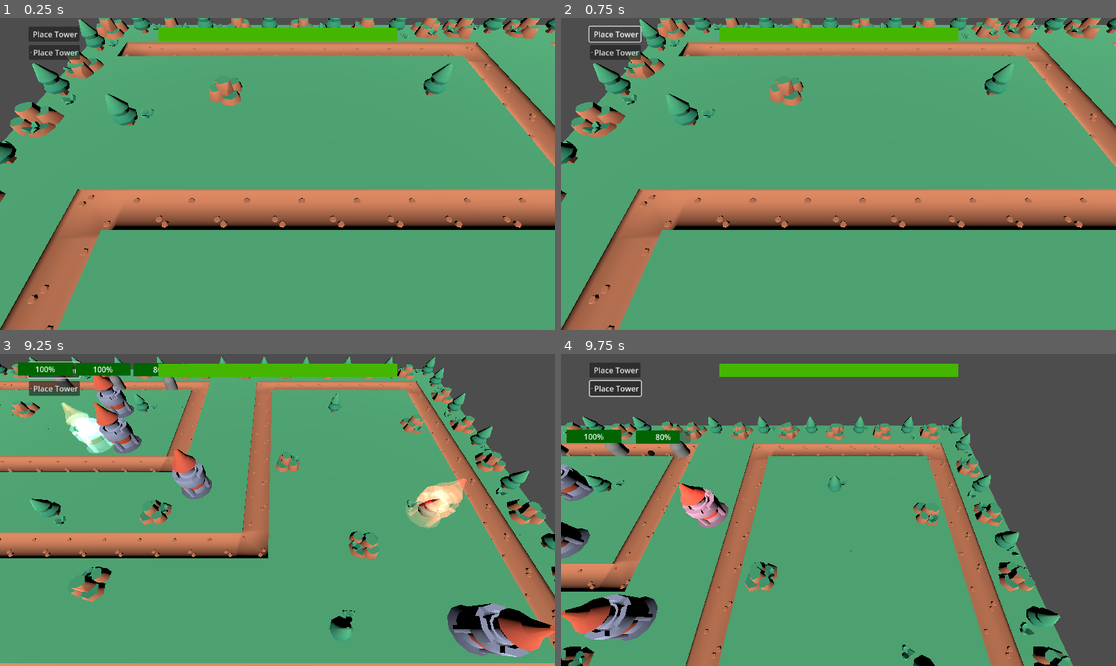
Above: before the commit, frames 1-4 (two rows, left to right).
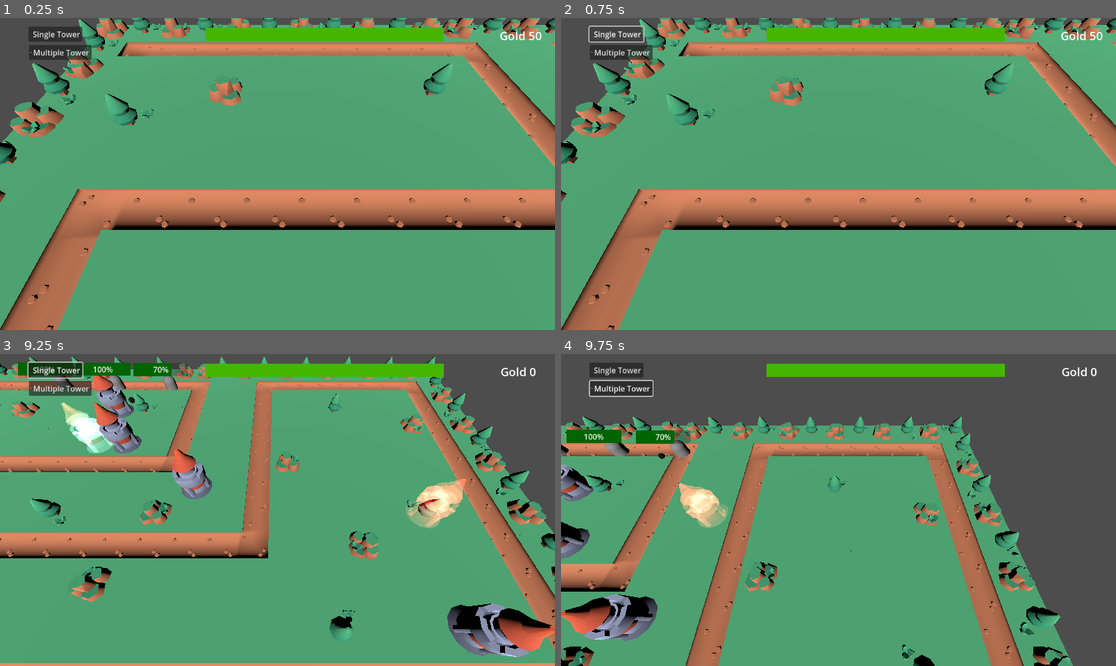
Above: after the commit, the same moments.

Repository: vhladko/tower_defence
Game: Godot game, scene res://main.tscn
The game is run twice, just before and just after one commit, with the same random seed, the same clock (stepped at 60 frames per second) and the same inputs.
Inputs (mouse positions are in pixels of both pictures, inside the frame that each line leads up to):
- Up to frame 1 (0.25 s): no input
- Up to frame 2 (0.75 s): click "Place Tower" (after the commit: "Single Tower") at 0.5 s
- Up to frame 3 (9.25 s): click "Place Tower" (after the commit: "Multiple Tower") at 1.25 s; click "Place Tower" (after the commit: "Single Tower") at 2 s; tap Enter at 2.75 s; move the mouse to (399, 494) at 2.77 s; hold Right (ui_right) 2.78-3.53 s; tap Mouse wheel up (zoom_in) every 1.5 s from 2.85 to 8.85 s; click (399, 494) at 2.92 s; move the mouse to (166, 525) at 3.52 s; hold Down (ui_down) 3.53-4.28 s; tap Mouse wheel down (zoom_out) every 1.5 s from 3.6 to 8.1 s; click (166, 525) at 3.67 s; move the mouse to (333, 441) at 4.27 s; hold Right (ui_right) 4.28-5.03 s; click (333, 441) at 4.42 s; move the mouse to (249, 572) at 5.02 s; hold Up (ui_up) 5.03-5.78 s; click (249, 572) at 5.17 s; move the mouse to (444, 556) at 5.77 s; hold Left (ui_left) 5.78-7.28 s; click (444, 556) at 5.92 s; move the mouse to (111, 463) at 6.52 s; click (111, 463) at 6.67 s; move the mouse to (305, 510) at 7.27 s; hold Down (ui_down) 7.28-8.03 s; click (305, 510) at 7.42 s; move the mouse to (194, 432) at 8.02 s; hold Right (ui_right) 8.03-8.78 s; click (194, 432) at 8.17 s; move the mouse to (399, 494) at 8.77 s; hold Up (ui_up) from 8.78 s (still down); click (399, 494) at 8.92 s
- Up to frame 4 (9.75 s): move the mouse to (727, 525) at 9.52 s; release Up (ui_up) at 9.53 s; hold Right (ui_right) from 9.53 s (still down); tap Mouse wheel down (zoom_out) at 9.6 s; click (727, 525) at 9.67 s

The runs differ from the first frame. In frame 1, 1.1% of the frame differs, in the area x 5-98%, y 2-14%; in frame 2, 1.1%; in frame 3, 1.4%; in frame 4, 2.0%, in the area x 5-97%, y 2-56%.

Commit message:
add gold system

Diff:
--- a/Map.tscn
+++ b/Map.tscn
@@ -61,4 +61,3 @@
 
 [connection signal="child_order_changed" from="mob_spawner" to="WaveManager" method="_on_mob_spawner_child_order_changed"]
 [connection signal="wave_spawn_finished" from="mob_spawner" to="WaveManager" method="_on_mob_spawner_wave_spawn_finished"]
-[connection signal="wave_spawn_start" from="mob_spawner" to="WaveManager" method="_on_mob_spawner_wave_spawn_start"]
--- a/building/building.gd
+++ b/building/building.gd
@@ -1,47 +1,4 @@
-extends Node3D
-class_name Building
+extends BaseBuilding
 
-@export var bullet_prefab: PackedScene
 var bullet_speed: float = 30.0
 var bullet_damage: float = 10.0
-
-var is_ghost: bool = false
-
-var mobs_in_range = []
-var fire_rate: float = 0.5
-
-func _ready() -> void:
-	var timer = Timer.new()
-	timer.wait_time = fire_rate
-	timer.autostart = true
-	add_child(timer)
-	timer.connect("timeout", _on_timer_timeout)
-
-func _on_timer_timeout():
-	if not is_ghost:
-		attack()
-
-func _on_attack_range_body_entered(body: Node3D) -> void:
-	if body.has_method("get_hit"):
-		mobs_in_range.append(body);
-
-func _on_attack_range_body_exited(body: Node3D) -> void:
-	if body in mobs_in_range:
-		mobs_in_range.erase(body)
-
-func attack():
-	if mobs_in_range.size() == 0:
-		return
-	mobs_in_range.sort_custom(_sort_by_distance)
-	var target = mobs_in_range[0]
-	if is_instance_valid(target):
-		var bullet = bullet_prefab.instantiate()
-		bullet.speed = bullet_speed
-		bullet.damage = bullet_damage
-		bullet.target = target
-		bullet.global_transform.origin = bullet.global_transform.origin + Vector3(0, 3, 0)
-		add_child(bullet)
-
-
-func _sort_by_distance(a, b):
-	return a.pathFollow.progress > b.pathFollow.progress
--- a/building/building.tscn
+++ b/building/building.tscn
@@ -1,14 +1,23 @@
-[gd_scene load_steps=5 format=3 uid="uid://t64bo4gpt0vo"]
+[gd_scene load_steps=7 format=3 uid="uid://t64bo4gpt0vo"]
 
 [ext_resource type="Script" uid="uid://ctknn2hb273ot" path="res://building/building.gd" id="1_pi4mk"]
-[ext_resource type="PackedScene" uid="uid://c4j1wx8jfaikd" path="res://scenes/bullet/default_bullet.tscn" id="2_vgp2u"]
+[ext_resource type="PackedScene" path="res://scenes/bullet/default_bullet.tscn" id="2_vgp2u"]
+[ext_resource type="Script" uid="uid://bshewrcjb2cd1" path="res://resources/building/building_data.gd" id="3_s5ctk"]
 [ext_resource type="PackedScene" uid="uid://blgx61sket1mj" path="res://assets/tower-round-build-d.glb" id="4_s5ctk"]
+
+[sub_resource type="Resource" id="Resource_gnu22"]
+script = ExtResource("3_s5ctk")
+fire_rate = 1.0
+bullet_prefab = ExtResource("2_vgp2u")
+attack_range_radius = 10.0
+cost = 10.0
+metadata/_custom_type_script = "uid://bshewrcjb2cd1"
 
 [sub_resource type="SphereShape3D" id="SphereShape3D_pi4mk"]
 
 [node name="Bulding" type="Node3D"]
 script = ExtResource("1_pi4mk")
-bullet_prefab = ExtResource("2_vgp2u")
+building_data = SubResource("Resource_gnu22")
 
 [node name="tower-round-build-d" parent="." instance=ExtResource("4_s5ctk")]
 transform = Transform3D(2, 0, 0, 0, 2, 0, 0, 0, 2, 0, 0, 0)
--- a/game_state.gd
+++ b/game_state.gd
@@ -7,7 +7,7 @@
 
 var ui_mode: UI_MODES = UI_MODES.GAME
 var user_hp: int = 100
-var gold: float = 0
+var gold: float = 50
 
 func set_ui_mode(mode: UI_MODES) -> void:
 	ui_mode = mode
@@ -26,7 +26,7 @@
 func _reset_state():
 	ui_mode = UI_MODES.GAME
 	user_hp = 100
-	gold = 0
+	gold = 50
 	BuildManager.cancel_building()
 
 func set_user_hp(hp: int) -> void:
@@ -42,5 +42,8 @@
 func add_gold(gold_to_add: float) -> void:
 	gold += gold_to_add
 
+func remove_gold(gold_to_remove: float) -> void:
+	gold -= gold_to_remove
+
 func waves_finished() -> void:
 	_game_win()
--- /dev/null
+++ b/gold.gd
@@ -0,0 +1,4 @@
+extends Label
+
+func _process(_delta):
+	self.text = 'Gold %d' % State.gold
--- a/main.tscn
+++ b/main.tscn
@@ -1,13 +1,14 @@
-[gd_scene load_steps=14 format=3 uid="uid://p0qdox26gotr"]
+[gd_scene load_steps=15 format=3 uid="uid://p0qdox26gotr"]
 
 [ext_resource type="PackedScene" uid="uid://bs72ogkvdd7d6" path="res://addons/proto_controller/proto_controller.tscn" id="1_ig7tw"]
 [ext_resource type="PackedScene" uid="uid://vwt3pida7hlb" path="res://building/building_area.tscn" id="2_0xm2m"]
-[ext_resource type="Script" path="res://user_hp.gd" id="6_5vw27"]
+[ext_resource type="Script" uid="uid://iiv2if27yq38" path="res://user_hp.gd" id="6_5vw27"]
 [ext_resource type="Script" uid="uid://bs484cuntdloo" path="res://button.gd" id="6_7mycd"]
 [ext_resource type="PackedScene" uid="uid://4jjefy57i3tl" path="res://Map.tscn" id="6_272bh"]
-[ext_resource type="PackedScene" path="res://GameOver.tscn" id="7_5vw27"]
+[ext_resource type="PackedScene" uid="uid://ck68t3usg454t" path="res://GameOver.tscn" id="7_5vw27"]
 [ext_resource type="PackedScene" uid="uid://t64bo4gpt0vo" path="res://building/building.tscn" id="7_272bh"]
-[ext_resource type="PackedScene" path="res://GameWin.tscn" id="8_5vw27"]
+[ext_resource type="Script" uid="uid://duujh3366cfen" path="res://gold.gd" id="8_4c57u"]
+[ext_resource type="PackedScene" uid="uid://dbk6septufuxv" path="res://GameWin.tscn" id="8_5vw27"]
 [ext_resource type="PackedScene" uid="uid://dcdqdc4uedhly" path="res://scenes/towers/multiple_tower/multiple_tower.tscn" id="9_kek77"]
 
 [sub_resource type="CanvasTexture" id="CanvasTexture_272bh"]
@@ -31,6 +32,7 @@
 transform = Transform3D(1, 0, 0, 0, 1, 0, 0, 0, 1, 1.50679, 5.83913, 13.5478)
 
 [node name="Control" type="Control" parent="."]
+z_index = 2
 layout_mode = 3
 anchors_preset = 0
 offset_right = 40.0
@@ -42,7 +44,7 @@
 offset_top = 18.0
 offset_right = 160.0
 offset_bottom = 49.0
-text = "Place Tower"
+text = "Single Tower"
 script = ExtResource("6_7mycd")
 building = ExtResource("7_272bh")
 building_icon = SubResource("CanvasTexture_272bh")
@@ -53,7 +55,7 @@
 offset_top = 56.0
 offset_right = 161.0
 offset_bottom = 87.0
-text = "Place Tower"
+text = "Multiple Tower"
 script = ExtResource("6_7mycd")
 building = ExtResource("9_kek77")
 building_icon = SubResource("CanvasTexture_272bh")
@@ -69,9 +71,9 @@
 anchors_preset = 5
 anchor_left = 0.5
 anchor_right = 0.5
-offset_left = -195.5
-offset_right = 195.5
-offset_bottom = 40.0
+offset_left = -378.0
+offset_right = 575.0
+offset_bottom = 67.0
 grow_horizontal = 2
 
 [node name="ProgressBar" type="ProgressBar" parent="Control2"]
@@ -88,6 +90,20 @@
 show_percentage = false
 script = ExtResource("6_5vw27")
 
+[node name="Gold" type="Label" parent="Control2"]
+layout_mode = 1
+anchors_preset = 1
+anchor_left = 1.0
+anchor_right = 1.0
+offset_left = -112.0
+offset_top = 20.0
+offset_right = -26.0
+offset_bottom = 43.0
+grow_horizontal = 0
+theme_override_font_sizes/font_size = 24
+text = "Gold"
+script = ExtResource("8_4c57u")
+
 [node name="GameOver" parent="." instance=ExtResource("7_5vw27")]
 
 [node name="GameWin" parent="." instance=ExtResource("8_5vw27")]
--- a/resources/building/building_data.gd
+++ b/resources/building/building_data.gd
@@ -4,3 +4,4 @@
 @export var fire_rate: float;
 @export var bullet_prefab: PackedScene
 @export var attack_range_radius: float;
+@export var cost: float;
--- a/scenes/build_manager/build_manager.gd
+++ b/scenes/build_manager/build_manager.gd
@@ -2,7 +2,7 @@
 
 
 var _building: PackedScene
-var _building_instance: Node3D
+var _building_instance: BaseBuilding
 var _cam: Camera3D
 var _last_valid_location: Vector3
 var _last_valid_local_location: Vector3i
@@ -13,6 +13,7 @@
 
 
 func _start_building(building: PackedScene):
+	print('start building')
 	_building_instance = building.instantiate()
 	_building = building
 	State.set_ui_mode(State.UI_MODES.BUILDING)
@@ -36,6 +37,7 @@
 		new_build.global_position = _last_valid_location
 		_grid.add_child(new_build)
 		_grid.place_in_cell(_last_valid_local_location)
+		State.remove_gold(_building_instance.building_data.cost)
 
 func cancel_building():
 	State.set_ui_mode(State.UI_MODES.GAME)
@@ -64,12 +66,13 @@
 				_last_valid_local_location = local_coords
 				var is_good_for_placement = false
 				var item = col.get_cell_item(local_coords)
+				var has_enough_money = State.gold >= _building_instance.building_data.cost;
 				if item > 0:
 					var layers = col.mesh_library.get_item_navigation_layers(item)
 					var names = get_navigation_layer_name_from_mask(layers)
 					is_good_for_placement = names.filter(func(layout_name): return layout_name == 'building_area').size() > 0
 
-				if col.is_cell_occupied(local_coords) || not is_good_for_placement:
+				if col.is_cell_occupied(local_coords) || not is_good_for_placement || not has_enough_money:
 					make_building_error()
 					_can_place = false
 				else:
--- a/scenes/towers/multiple_tower/multiple_tower.tscn
+++ b/scenes/towers/multiple_tower/multiple_tower.tscn
@@ -10,6 +10,7 @@
 fire_rate = 0.5
 bullet_prefab = ExtResource("2_54174")
 attack_range_radius = 10.0
+cost = 25.0
 metadata/_custom_type_script = "uid://bshewrcjb2cd1"
 
 [node name="MultipleTower" type="Node3D"]
Not shown, added: gold.gd.uid
Not shown: 1 places in scenes/towers/multiple_tower/multiple_tower.tscn that only renumber resources
